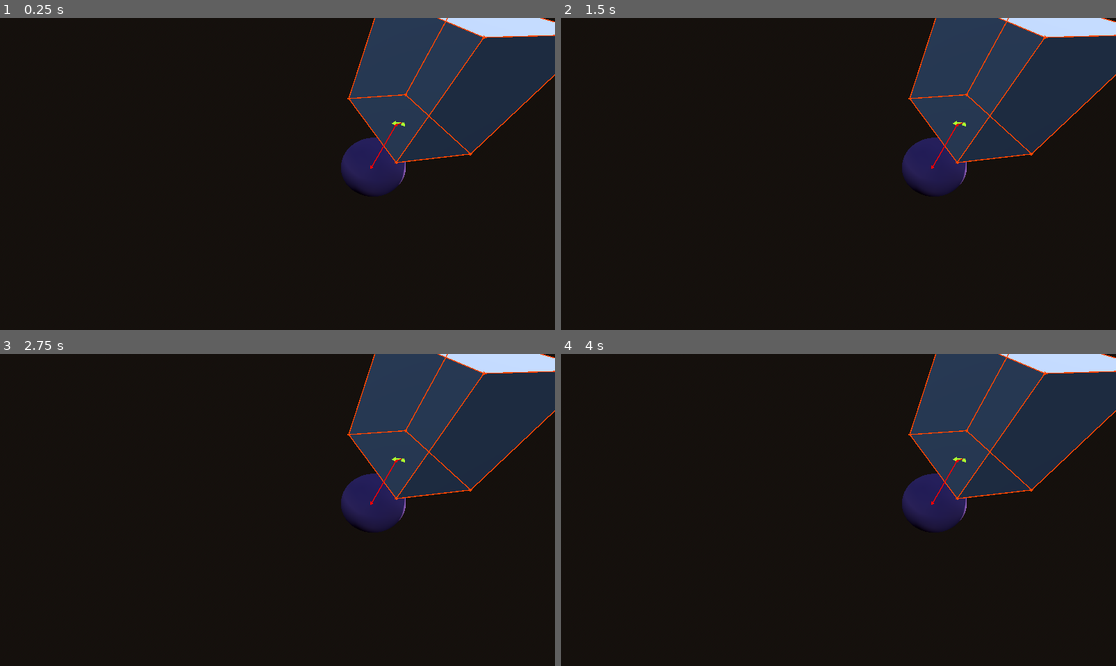
Above: before the commit, frames 1-4 (two rows, left to right).
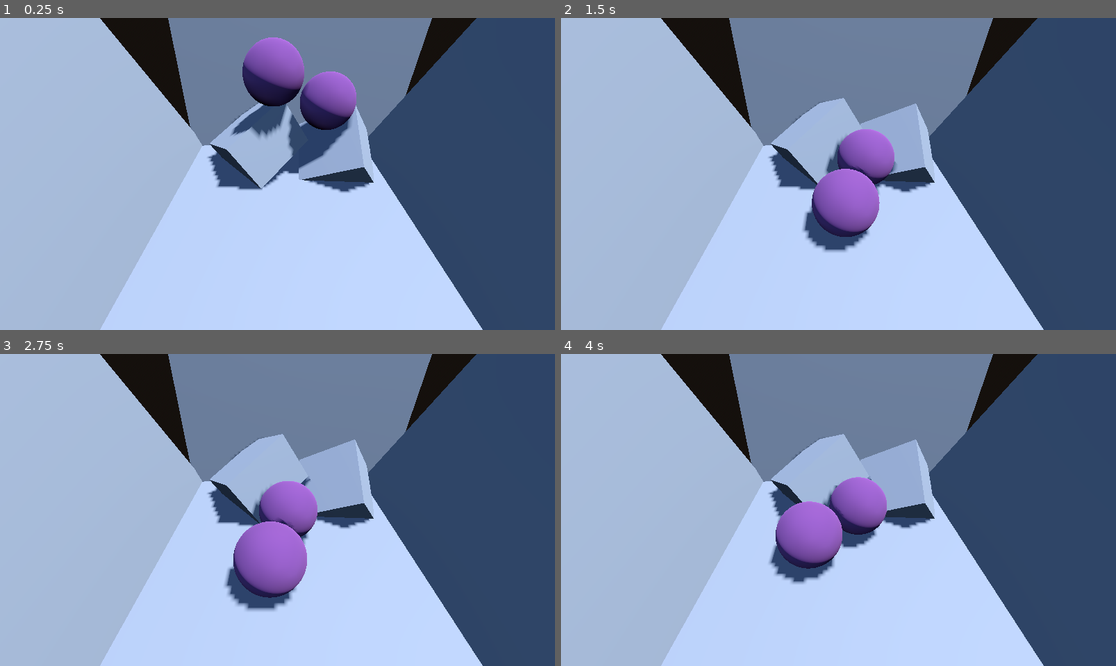
Above: after the commit, the same moments.

Repository: svdragster/Godot-Verlet-Solver
Game: Godot game, scene res://example/3d/Example3D_Box_1.tscn
Two runs of this game, one before a commit and one after it. Both use one fixed random seed, a clock stepped at 60 frames per second and the inputs below. This scene is started directly instead of the project's main scene.
Inputs (mouse positions are in pixels of both pictures, inside the frame that each line leads up to):
- Up to frame 1 (0.25 s): no input
- Up to frame 2 (1.5 s): tap Enter (toggle_simulation) at 0.5 s; move the mouse to (960, 158) at 0.52 s; hold S (cam_back) 0.53-1.28 s; move the mouse to (727, 189) at 1.27 s; tap Shift (cam_fast) at 1.35 s
- Up to frame 3 (2.75 s): move the mouse to (333, 441) at 2.02 s; hold W (cam_forward) from 2.03 s (still down)
- Up to frame 4 (4 s): move the mouse to (810, 572) at 2.77 s; release W (cam_forward) at 2.78 s; tap A (cam_left) at 2.85 s; move the mouse to (1005, 556) at 3.52 s; hold Right mouse button (cam_move) from 3.53 s (still down)

The runs differ from the first frame. In frame 1, 95% of the frame differs, in the area x 0-100%, y 0-100%; in frame 2, 95%; in frame 3, 95%; in frame 4, 95%.

Commit message:
add box edge collisions

Diff:
--- a/example/3d/Example3D_Box_1.tscn
+++ b/example/3d/Example3D_Box_1.tscn
@@ -24,21 +24,42 @@
 script = ExtResource("1_hh5r2")
 
 [node name="DebugCamera3D" parent="." instance=ExtResource("2_yaed7")]
-transform = Transform3D(1, 0, 0, 0, 0.762149, 0.647401, 0, -0.647401, 0.762149, -1.75987, 1.76635, 2.53139)
+transform = Transform3D(1, 0, 0, 0, 0.614658, 0.788794, 0, -0.788794, 0.614658, -1.26136, 2.89958, 3.08132)
 rotation_edit_mode = 2
 
 [node name="VerletSolver3D" parent="." instance=ExtResource("3_j2x5d")]
-gravity = Vector3(0, 0, 0)
+substeps = 4
+gravity = Vector3(0, -8, 0)
 
 [node name="VerletBox3D" parent="VerletSolver3D" instance=ExtResource("4_qr3du")]
-transform = Transform3D(0.984808, 0.0376921, 0.239414, 0, 1.23101, -0.243107, -0.173648, 0.213763, 1.35778, 0, 1.08483, 0)
+transform = Transform3D(0.56073, 1.03344, -0.0635348, -0.809585, 0.669926, -0.335237, -0.173648, 0.213763, 1.35778, 0, -0.315173, 0)
+is_static = true
+
+[node name="VerletBox3D3" parent="VerletSolver3D" instance=ExtResource("4_qr3du")]
+transform = Transform3D(5, 0, 0, 0, 0.987303, 0.794237, 0, -0.158847, 4.93652, -1.0431, -0.69653, 2.00088)
+is_static = true
+
+[node name="VerletBox3D2" parent="VerletSolver3D" instance=ExtResource("4_qr3du")]
+transform = Transform3D(0.536448, 0.63736, -0.941476, -0.809585, 0.669926, -0.335237, 0.238317, 0.84111, 0.980421, -1.68517, -0.0774244, -0.0984774)
+is_static = true
 
 [node name="VerletSphere3D" parent="VerletSolver3D" instance=ExtResource("5_xqqsx")]
-transform = Transform3D(1, 0, 0, 0, 1, 0, 0, 0, 1, -0.150384, -0.400881, -0.197225)
+transform = Transform3D(1, 0, 0, 0, 1, 0, 0, 0, 1, -0.351944, 1.03256, -0.238709)
 
 [node name="VerletSphere3D2" parent="VerletSolver3D" instance=ExtResource("5_xqqsx")]
 transform = Transform3D(1, 0, 0, 0, 1, 0, 0, 0, 1, -1.38208, 1.3, -0.887675)
-visible = false
+
+[node name="VerletBox3D4" parent="VerletSolver3D" instance=ExtResource("4_qr3du")]
+transform = Transform3D(1.71991, 0.938869, -0.0709857, -4.68626, 0.344227, 0.276914, 0.284421, -0.00574435, 4.99182, -4.00046, 0.454468, 1.8253)
+is_static = true
+
+[node name="VerletBox3D6" parent="VerletSolver3D" instance=ExtResource("4_qr3du")]
+transform = Transform3D(-1.83831, 0.929587, 0.131486, -4.64109, -0.368557, 0.253834, 0.284421, -0.00574435, 4.99182, 1.79725, 0.454468, 1.8253)
+is_static = true
+
+[node name="VerletBox3D5" parent="VerletSolver3D" instance=ExtResource("4_qr3du")]
+transform = Transform3D(-0.148147, 0.0796344, -4.98192, -4.68626, 0.344227, 0.276914, 1.73696, 0.935503, 0.322191, -0.819741, 0.0919505, -1.50613)
+is_static = true
 
 [node name="DirectionalLight3D" type="DirectionalLight3D" parent="."]
 transform = Transform3D(0.932784, -1.57552e-08, 0.360436, -0.354327, -0.183334, 0.916974, 0.0660802, -0.983051, -0.171011, 0, 2, 0)
--- a/verlet3d/collisions/verlet_collision_solver_3d.gd
+++ b/verlet3d/collisions/verlet_collision_solver_3d.gd
@@ -167,8 +167,6 @@
 
 
 func solve_collision_sphere_box(sphere : VerletObject3D, box : VerletObject3D, sphere_shape : SphereShape3D, box_shape : BoxShape3D) -> void:
-	if not sphere.is_visible_in_tree():
-		return
 	var origin_to_sphere : Vector3 = sphere.position - box.position
 	var faces : Array = [
 		[box.basis.y/2, Basis(box.basis)],
@@ -214,66 +212,41 @@
 		if contact_z_scale*contact_z_scale > plane_z.length_squared():
 			continue
 
-		debug_draw.add_vector(box.position + plane_offset, box.position + plane_offset + contact_z, 3, Color.GREEN_YELLOW, true)
-		debug_draw.add_vector(box.position + plane_offset, box.position + plane_offset + contact_x, 3, Color.GREEN_YELLOW, true)
-
-		debug_draw.add_vector(box.position + plane_offset, plane_contact_position, 2, Color.RED, true)
-		debug_draw.add_vector(plane_contact_position, sphere.position, 2, Color.RED, true)
-
-		#debug_draw.add_vector(box.position + plane_offset, box.position + plane_offset + plane_x, 2, Color.AQUA, true)
-		#debug_draw.add_vector(box.position + plane_offset, box.position + plane_offset + plane_offset, 2, Color.BLUE, true)
-		#debug_draw.add_vector(box.position + plane_offset, box.position + plane_offset + plane_z, 2, Color.AQUA, true)
-
-
-
-#	for face in faces:
-#		var face_offset = face[0]
-#		var plane_position = box.position + face_offset
-#		var plane_normal : Vector3 = face_offset.normalized()
-#
-#		var sphere_distance_to_plane : float = origin_to_sphere.dot(plane_normal)
-#
-#		var contact_vector : Vector3  = plane_normal * sphere_distance_to_plane
-#		var plane_contact_position : Vector3  = sphere.position - contact_vector
-#
-#		var plane_local_contact_position : Vector3 = plane_contact_position - plane_position
-#
-#		# Invert basis rotation so we can check if the contact position is within the AABB of the plane
-#		var contact_position_inverted = Vector3(plane_local_contact_position)
-#		contact_position_inverted = plane.basis.inverse() * contact_position_inverted * plane.scale
-#
-#		var aabb = AABB()
-#		var plane_scale = Vector3(plane.scale)
-#		plane_scale.y = 0.2
-#		aabb.position = plane.position + plane_scale
-#		aabb.end = plane.position - plane_scale
-#		aabb = aabb.abs()
-#
-#		if aabb.has_point(plane.position + contact_position_inverted):
-#			face_collision_success = true
-#			var contact_distance_squared : float = contact_vector.length_squared() - sphere_shape.radius * sphere_shape.radius
-#			if contact_distance_squared <= 0:
-#				# Collision
-#				#debug_draw.add_vector(plane_contact_position, sphere.position, 4, Color.RED, true)
-#				sphere.position += plane_normal * sqrt(abs(contact_distance_squared)) * 0.02
-#				sphere.friction = 0.98
-#			else:
-#				# No collision
-#				pass
-#				#debug_draw.add_vector(plane_contact_position, sphere.position, 4, Color.GREEN, true)
+		#debug_draw.add_vector(box.position + plane_offset, box.position + plane_offset + contact_z, 3, Color.GREEN_YELLOW, true)
+		#debug_draw.add_vector(box.position + plane_offset, box.position + plane_offset + contact_x, 3, Color.GREEN_YELLOW, true)
+
+		#debug_draw.add_vector(box.position + plane_offset, plane_contact_position, 2, Color.RED, true)
+
+		if sphere_distance_to_plane < sphere_shape.radius:
+			#debug_draw.add_vector(plane_contact_position, sphere.position, 2, Color.GREEN, true)
+			sphere.position += plane_normal * abs(sphere_distance_to_plane - sphere_shape.radius) * 0.5
+			sphere.friction = 0.98
+			face_collision_success = true
+			break
 
 
 	if not face_collision_success:
-		# We are outside of the planes bounds. Let's check for collisions with the edges of the plane
-
-		#debug_draw.add_vector(plane.position, plane.position + contact_position_inverted, 4, Color.PURPLE, true)
-
-		var edge_id := 0
+		# We are outside of the planes bounds. Let's check for collisions with the edges of the box
+
+		var position = box.position
+		var basis = box.basis
+
 		var edges := [
-			#[plane.position + plane.basis.x + plane.basis.z, plane.position + plane.basis.x - plane.basis.z], # positive x edge of plane
-			#[plane.position - plane.basis.x - plane.basis.z, plane.position - plane.basis.x + plane.basis.z], # negative x edge of plane
-			#[plane.position + plane.basis.z - plane.basis.x, plane.position + plane.basis.z + plane.basis.x], # positive z edge of plane
-			#[plane.position - plane.basis.z + plane.basis.x, plane.position - plane.basis.z - plane.basis.x], # negative z edge of plane
+			# Top edges of this box
+			[position + basis.y/2 + basis.x/2 + basis.z/2, position + basis.y/2 + basis.x/2 - basis.z/2],
+			[position + basis.y/2 + basis.x/2 - basis.z/2, position + basis.y/2 - basis.x/2 - basis.z/2],
+			[position + basis.y/2 - basis.x/2 - basis.z/2, position + basis.y/2 - basis.x/2 + basis.z/2],
+			[position + basis.y/2 - basis.x/2 + basis.z/2, position + basis.y/2 + basis.x/2 + basis.z/2],
+			# Bottom edges of this box
+			[position - basis.y/2 + basis.x/2 + basis.z/2, position - basis.y/2 + basis.x/2 - basis.z/2],
+			[position - basis.y/2 + basis.x/2 - basis.z/2, position - basis.y/2 - basis.x/2 - basis.z/2],
+			[position - basis.y/2 - basis.x/2 - basis.z/2, position - basis.y/2 - basis.x/2 + basis.z/2],
+			[position - basis.y/2 - basis.x/2 + basis.z/2, position - basis.y/2 + basis.x/2 + basis.z/2],
+			# Vertical edges of this box
+			[position - basis.y/2 + basis.x/2 + basis.z/2, position + basis.y/2 + basis.x/2 + basis.z/2],
+			[position - basis.y/2 - basis.x/2 + basis.z/2, position + basis.y/2 - basis.x/2 + basis.z/2],
+			[position - basis.y/2 - basis.x/2 - basis.z/2, position + basis.y/2 - basis.x/2 - basis.z/2],
+			[position - basis.y/2 + basis.x/2 - basis.z/2, position + basis.y/2 + basis.x/2 - basis.z/2],
 		]
 		for edge in edges:
 			var edge_a : Vector3 = edge[0]
@@ -284,24 +257,20 @@
 			var edge_to_sphere : Vector3  = sphere.position - edge_a
 
 			var edge_scale : float = edge_to_sphere.dot(edge_direction)
-			#if plane.name == "VerletPlane3D2":
-			#	print(edge_id, "\tedge_scale: ", edge_scale)
+
 			if edge_scale > edge_length:
 				edge_scale = edge_length
 			elif edge_scale < 0.0:
 				edge_scale = 0.0
 
-			#debug_draw.add_vector(edge_a, edge_a + edge_direction * edge_scale, 4, Color.RED, true)
-
 			var edge_scaled : Vector3 = (edge_a + edge_direction * edge_scale)
 
 			var sphere_to_edge_contact : Vector3 = sphere.position - edge_scaled
 			var sphere_to_edge_contact_distance : float = sphere_to_edge_contact.length_squared()
-			var edge_contact_distance_squared : float = sphere_to_edge_contact_distance - sphere_shape.radius * sphere_shape.radius
-			#if plane.name == "VerletPlane3D2":
-			#	print(edge_id, "\tdistance: ", sqrt(abs(edge_contact_distance_squared)))
+			var radius_squared = sphere_shape.radius * sphere_shape.radius
+			var edge_contact_distance_squared : float = sphere_to_edge_contact_distance - radius_squared
+
 			if edge_contact_distance_squared <= 0:
-				#debug_draw.add_vector(edge_a + edge_direction * edge_scale, sphere.position, 4, Color.RED, true)
-				sphere.position += sphere_to_edge_contact.normalized() * sqrt(abs(edge_contact_distance_squared)) * 0.02
+				sphere.position += sphere_to_edge_contact.normalized() * sqrt(abs(edge_contact_distance_squared / radius_squared)) * 0.02
 				sphere.friction = 0.98
-			edge_id += 1
+				break
--- a/verlet3d/shapes/verlet_box_3d.gd
+++ b/verlet3d/shapes/verlet_box_3d.gd
@@ -26,24 +26,24 @@
 #	for b in box_basis_list:
 #		get_node("/root/Example3D_Box_1/DebugCamera3D/DebugDraw").add_vector(position + b.y/2, position + b.y*1.5, 4, Color.BLUE)
 
-	# Top edges of this box
-	get_node("/root/Example3D_Box_1/DebugCamera3D/DebugDraw").add_vector(position + basis.y/2 + basis.x/2 + basis.z/2, position + basis.y/2 + basis.x/2 - basis.z/2, 2, Color.ORANGE_RED)
-	get_node("/root/Example3D_Box_1/DebugCamera3D/DebugDraw").add_vector(position + basis.y/2 + basis.x/2 - basis.z/2, position + basis.y/2 - basis.x/2 - basis.z/2, 2, Color.ORANGE_RED)
-	get_node("/root/Example3D_Box_1/DebugCamera3D/DebugDraw").add_vector(position + basis.y/2 - basis.x/2 - basis.z/2, position + basis.y/2 - basis.x/2 + basis.z/2, 2, Color.ORANGE_RED)
-	get_node("/root/Example3D_Box_1/DebugCamera3D/DebugDraw").add_vector(position + basis.y/2 - basis.x/2 + basis.z/2, position + basis.y/2 + basis.x/2 + basis.z/2, 2, Color.ORANGE_RED)
-
-	# Bottom edges of this box
-	get_node("/root/Example3D_Box_1/DebugCamera3D/DebugDraw").add_vector(position - basis.y/2 + basis.x/2 + basis.z/2, position - basis.y/2 + basis.x/2 - basis.z/2, 2, Color.ORANGE_RED)
-	get_node("/root/Example3D_Box_1/DebugCamera3D/DebugDraw").add_vector(position - basis.y/2 + basis.x/2 - basis.z/2, position - basis.y/2 - basis.x/2 - basis.z/2, 2, Color.ORANGE_RED)
-	get_node("/root/Example3D_Box_1/DebugCamera3D/DebugDraw").add_vector(position - basis.y/2 - basis.x/2 - basis.z/2, position - basis.y/2 - basis.x/2 + basis.z/2, 2, Color.ORANGE_RED)
-	get_node("/root/Example3D_Box_1/DebugCamera3D/DebugDraw").add_vector(position - basis.y/2 - basis.x/2 + basis.z/2, position - basis.y/2 + basis.x/2 + basis.z/2, 2, Color.ORANGE_RED)
-
-	# Vertical edges of this box
-	get_node("/root/Example3D_Box_1/DebugCamera3D/DebugDraw").add_vector(position - basis.y/2 + basis.x/2 + basis.z/2, position + basis.y/2 + basis.x/2 + basis.z/2, 2, Color.ORANGE_RED)
-	get_node("/root/Example3D_Box_1/DebugCamera3D/DebugDraw").add_vector(position - basis.y/2 - basis.x/2 + basis.z/2, position + basis.y/2 - basis.x/2 + basis.z/2, 2, Color.ORANGE_RED)
-	get_node("/root/Example3D_Box_1/DebugCamera3D/DebugDraw").add_vector(position - basis.y/2 - basis.x/2 - basis.z/2, position + basis.y/2 - basis.x/2 - basis.z/2, 2, Color.ORANGE_RED)
-	get_node("/root/Example3D_Box_1/DebugCamera3D/DebugDraw").add_vector(position - basis.y/2 + basis.x/2 - basis.z/2, position + basis.y/2 + basis.x/2 - basis.z/2, 2, Color.ORANGE_RED)
-
+#	# Top edges of this box
+#	get_node("/root/Example3D_Box_1/DebugCamera3D/DebugDraw").add_vector(position + basis.y/2 + basis.x/2 + basis.z/2, position + basis.y/2 + basis.x/2 - basis.z/2, 2, Color.ORANGE_RED)
+#	get_node("/root/Example3D_Box_1/DebugCamera3D/DebugDraw").add_vector(position + basis.y/2 + basis.x/2 - basis.z/2, position + basis.y/2 - basis.x/2 - basis.z/2, 2, Color.ORANGE_RED)
+#	get_node("/root/Example3D_Box_1/DebugCamera3D/DebugDraw").add_vector(position + basis.y/2 - basis.x/2 - basis.z/2, position + basis.y/2 - basis.x/2 + basis.z/2, 2, Color.ORANGE_RED)
+#	get_node("/root/Example3D_Box_1/DebugCamera3D/DebugDraw").add_vector(position + basis.y/2 - basis.x/2 + basis.z/2, position + basis.y/2 + basis.x/2 + basis.z/2, 2, Color.ORANGE_RED)
+#
+#	# Bottom edges of this box
+#	get_node("/root/Example3D_Box_1/DebugCamera3D/DebugDraw").add_vector(position - basis.y/2 + basis.x/2 + basis.z/2, position - basis.y/2 + basis.x/2 - basis.z/2, 2, Color.ORANGE_RED)
+#	get_node("/root/Example3D_Box_1/DebugCamera3D/DebugDraw").add_vector(position - basis.y/2 + basis.x/2 - basis.z/2, position - basis.y/2 - basis.x/2 - basis.z/2, 2, Color.ORANGE_RED)
+#	get_node("/root/Example3D_Box_1/DebugCamera3D/DebugDraw").add_vector(position - basis.y/2 - basis.x/2 - basis.z/2, position - basis.y/2 - basis.x/2 + basis.z/2, 2, Color.ORANGE_RED)
+#	get_node("/root/Example3D_Box_1/DebugCamera3D/DebugDraw").add_vector(position - basis.y/2 - basis.x/2 + basis.z/2, position - basis.y/2 + basis.x/2 + basis.z/2, 2, Color.ORANGE_RED)
+#
+#	# Vertical edges of this box
+#	get_node("/root/Example3D_Box_1/DebugCamera3D/DebugDraw").add_vector(position - basis.y/2 + basis.x/2 + basis.z/2, position + basis.y/2 + basis.x/2 + basis.z/2, 2, Color.ORANGE_RED)
+#	get_node("/root/Example3D_Box_1/DebugCamera3D/DebugDraw").add_vector(position - basis.y/2 - basis.x/2 + basis.z/2, position + basis.y/2 - basis.x/2 + basis.z/2, 2, Color.ORANGE_RED)
+#	get_node("/root/Example3D_Box_1/DebugCamera3D/DebugDraw").add_vector(position - basis.y/2 - basis.x/2 - basis.z/2, position + basis.y/2 - basis.x/2 - basis.z/2, 2, Color.ORANGE_RED)
+#	get_node("/root/Example3D_Box_1/DebugCamera3D/DebugDraw").add_vector(position - basis.y/2 + basis.x/2 - basis.z/2, position + basis.y/2 + basis.x/2 - basis.z/2, 2, Color.ORANGE_RED)
+#
 
 func update(delta : float) -> void:
 	pass
